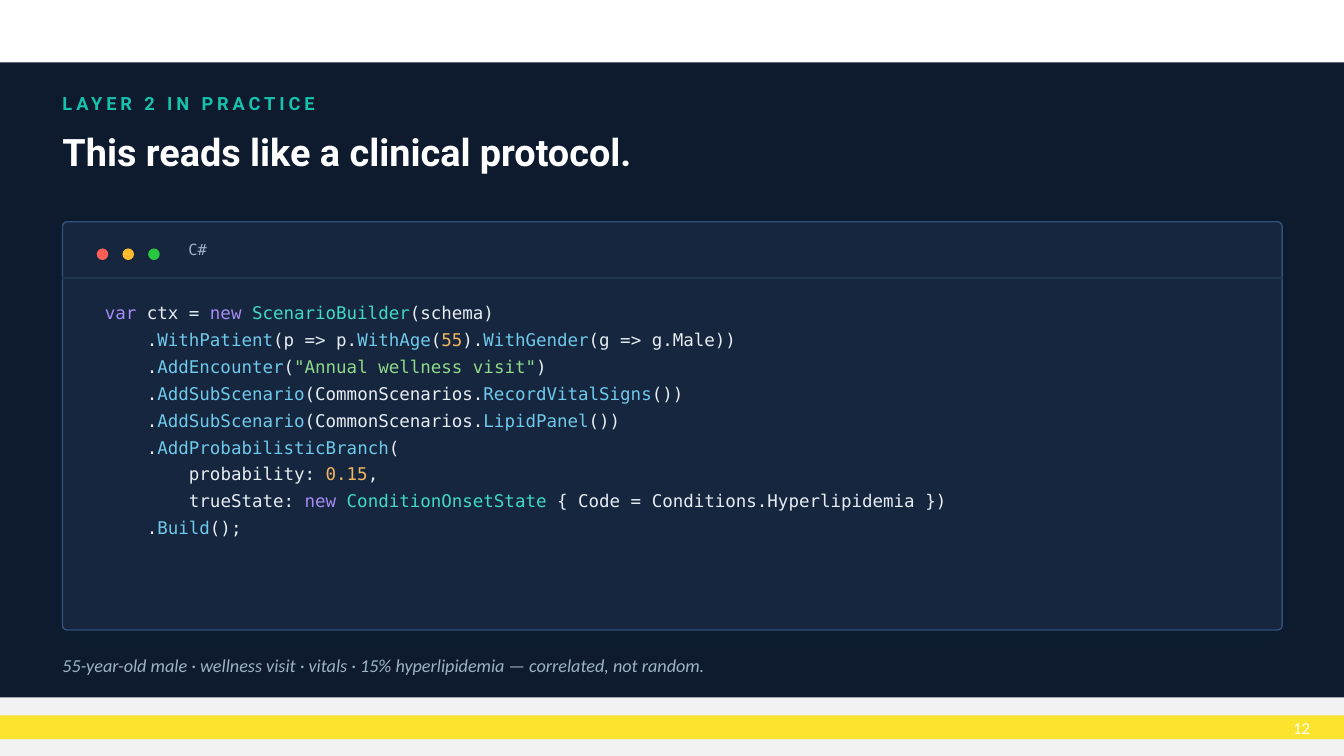
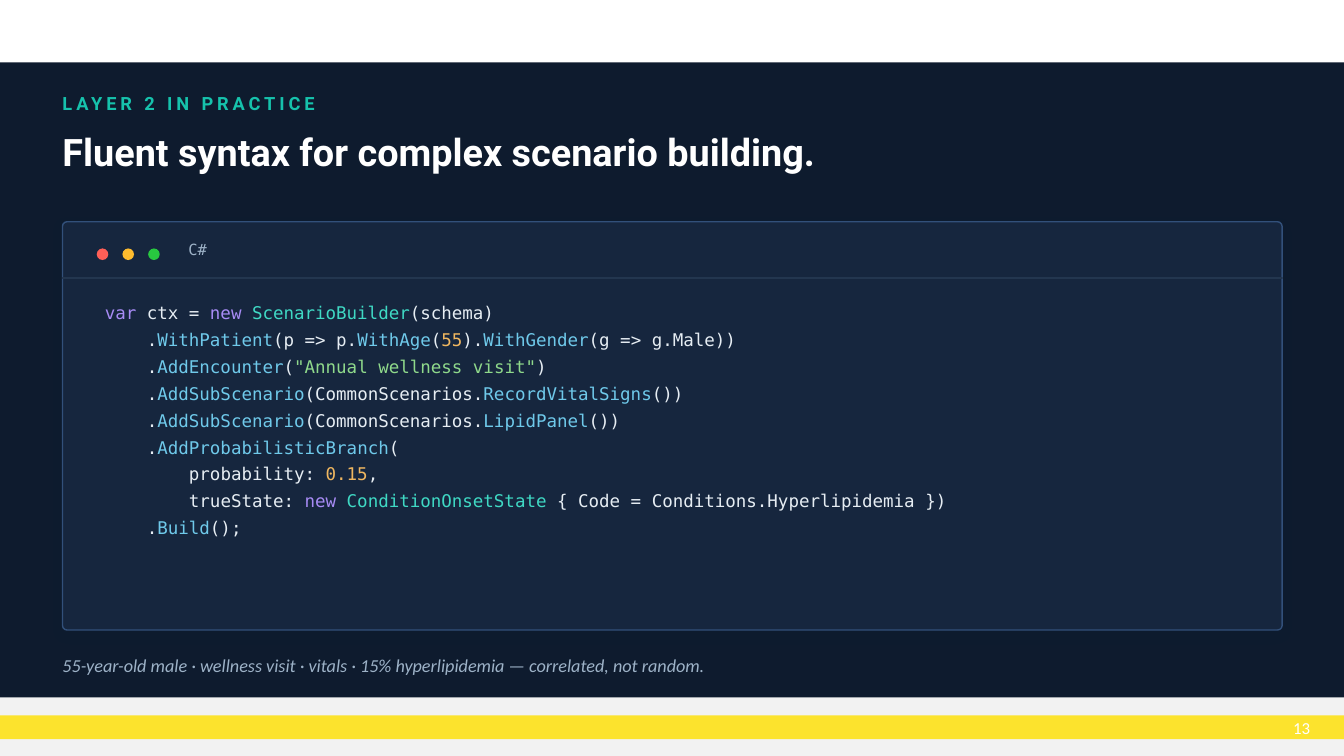
Before and after one commit to brendankowitz/FHIRDevDays2026, a slide deck: slide 14 of talks/talk2-fhir-fakes/DD26_CT_260617_Brendan-Kowitz_FhirFakes-dotNET.pptx (slide 13 before the commit). Drawn at 1344x756 pixels with LibreOffice and Linux fonts; fonts in the diff are those of the drawing; background and template pictures are left out. Boxes give left, top, right and bottom in pixels: in the first picture for what was removed or moved away, otherwise in the second. Text is boxed around its words. In the diff, an @@ line names an element or a change of style, - is before the commit and + after.

```diff
--- a/talks/talk2-fhir-fakes/DD26_CT_260617_Brendan-Kowitz_FhirFakes-dotNET.pptx
+++ b/talks/talk2-fhir-fakes/DD26_CT_260617_Brendan-Kowitz_FhirFakes-dotNET.pptx
@@ text at (x1=62, y1=137, x2=815, y2=174): text changed @@
-This reads like a clinical protocol.
+Fluent syntax for complex scenario building.
@@ page number at (x1=1293, y1=723, x2=1310, y2=734): text changed @@
-12
+13
```
Also in this commit, not shown: 11 other slides changed, 4 slides added, 2 slides removed, 13 other files.
